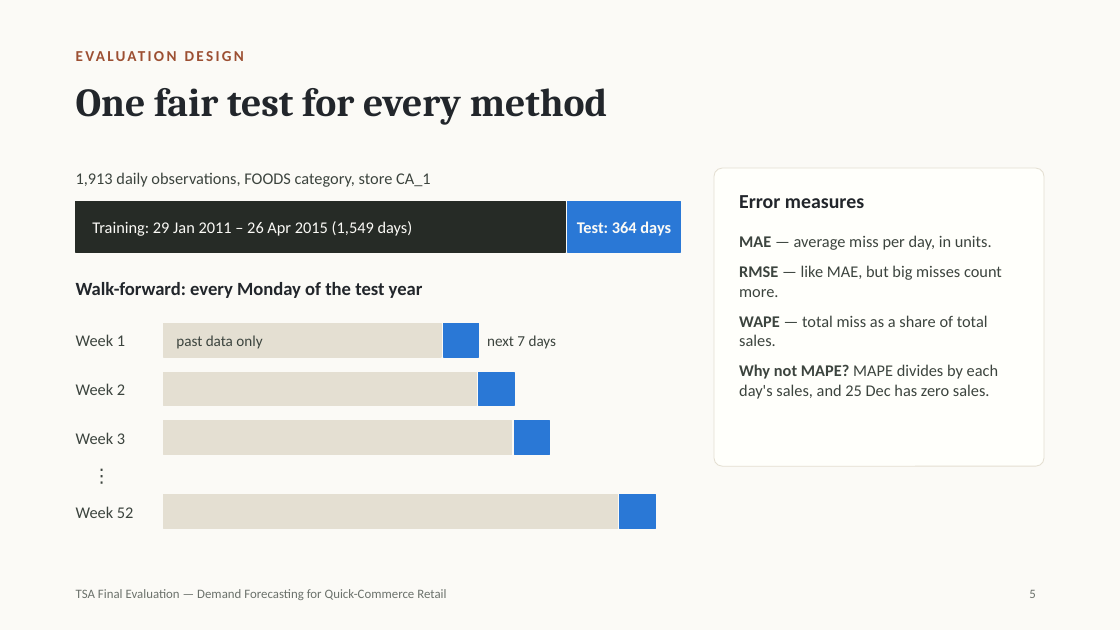
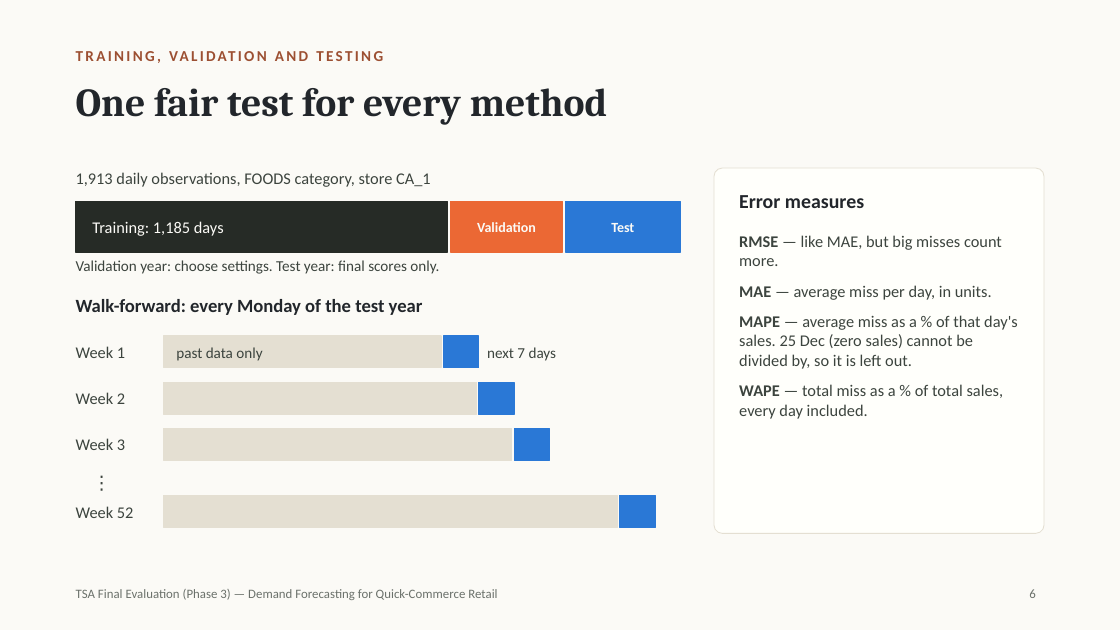
Before and after one commit to anshulmittall/quickcommerce-demand-forecast, a slide deck: slide 6 of slides/Demand Forecasting for Quick-Commerce Retail — TSA Final Presentation.pptx (slide 5 before the commit). Drawn at 1120x630 pixels with LibreOffice and Linux fonts; fonts in the diff are those of the drawing. Boxes give left, top, right and bottom in pixels: in the first picture for what was removed or moved away, otherwise in the second. Text is boxed around its words. In the diff, an @@ line names an element or a change of style, - is before the commit and + after.

Commit message:
Phase 3 final submission: tuning, MAPE and IEEE report
- Tune Prophet, XGBoost and LSTM on a validation year before the test year
- Report RMSE, MAE and MAPE for every method (MAPE skips the zero-sales day)
- Add one-column figures for the report (08_report_figures.py)
- Final report rewritten in IEEE two-column format, final slides updated

```diff
--- a/slides/Demand Forecasting for Quick-Commerce Retail — TSA Final Presentation.pptx
+++ b/slides/Demand Forecasting for Quick-Commerce Retail — TSA Final Presentation.pptx
@@ text at (x1=76, y1=46, x2=1044, y2=71): text changed @@
-EVALUATION DESIGN
+TRAINING, VALIDATION AND TESTING
@@ rounded rectangle resized from (x1=714, y1=168, x2=1044, y2=466) to (x1=714, y1=168, x2=1044, y2=534) @@
@@ rounded rectangle at (x1=714, y1=168, x2=1044, y2=534): proportions changed @@
@@ rectangle resized from (x1=76, y1=202, x2=565, y2=252) to (x1=76, y1=202, x2=448, y2=252) @@
@@ rectangle added at (x1=450, y1=202, x2=563, y2=252), fill #EB6834, outline #EB6834 1 pt @@
@@ text at (x1=92, y1=221, x2=224, y2=236): text changed @@
-Training: 29 Jan 2011 – 26 Apr 2015 (1,549 days)
+Training: 1,185 days
@@ text added at (x1=477, y1=222, x2=536, y2=232), 12 pt, text #FBFAF6, bold @@
+Validation
@@ text at (x1=611, y1=223, x2=634, y2=232): text changed; size 14 to 12 pt @@
-Test: 364 days
+Test
@@ text at (x1=739, y1=235, x2=1002, y2=266): paragraph added @@
+RMSE — like MAE, but big misses count more.
@@ text added at (x1=76, y1=260, x2=439, y2=274), 13 pt, text #3C443E @@
+Validation year: choose settings. Test year: final scores only.
@@ text at (x1=739, y1=315, x2=1018, y2=419): text changed @@
-RMSE — like MAE, but big misses count more.
-WAPE — total miss as a share of total sales.
-Why not MAPE? MAPE divides by each day's sales, and 25 Dec has zero sales.
+MAPE — average miss as a % of that day's sales. 25 Dec (zero sales) cannot be divided by, so it is left out.
+WAPE — total miss as a % of total sales, every day included.
@@ 4 texts, 2 rectangles moved together from (x1=76, y1=282, x2=557, y2=357) to (x1=76, y1=299, x2=557, y2=368) @@
@@ 4 rectangles, 2 texts moved together from (x1=76, y1=372, x2=549, y2=455) to (x1=76, y1=382, x2=549, y2=460) @@
@@ text "⋮" moved from (x1=92, y1=464, x2=134, y2=493) to (x1=92, y1=471, x2=134, y2=500) @@
@@ text at (x1=76, y1=589, x2=497, y2=600): text changed @@
-TSA Final Evaluation — Demand Forecasting for Quick-Commerce Retail
+TSA Final Evaluation (Phase 3) — Demand Forecasting for Quick-Commerce Retail
@@ page number at (x1=1029, y1=589, x2=1035, y2=598): text changed @@
-5
+6
```
Also in this commit, not shown: 14 other slides changed, 2 slides added, 1 slide removed, 16 other files.
